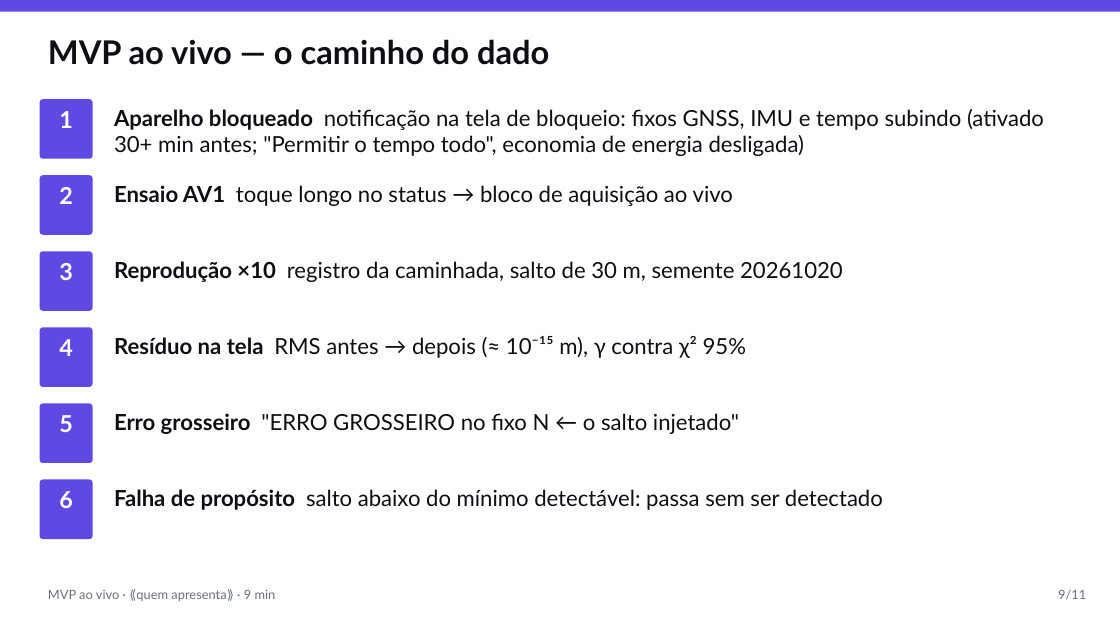
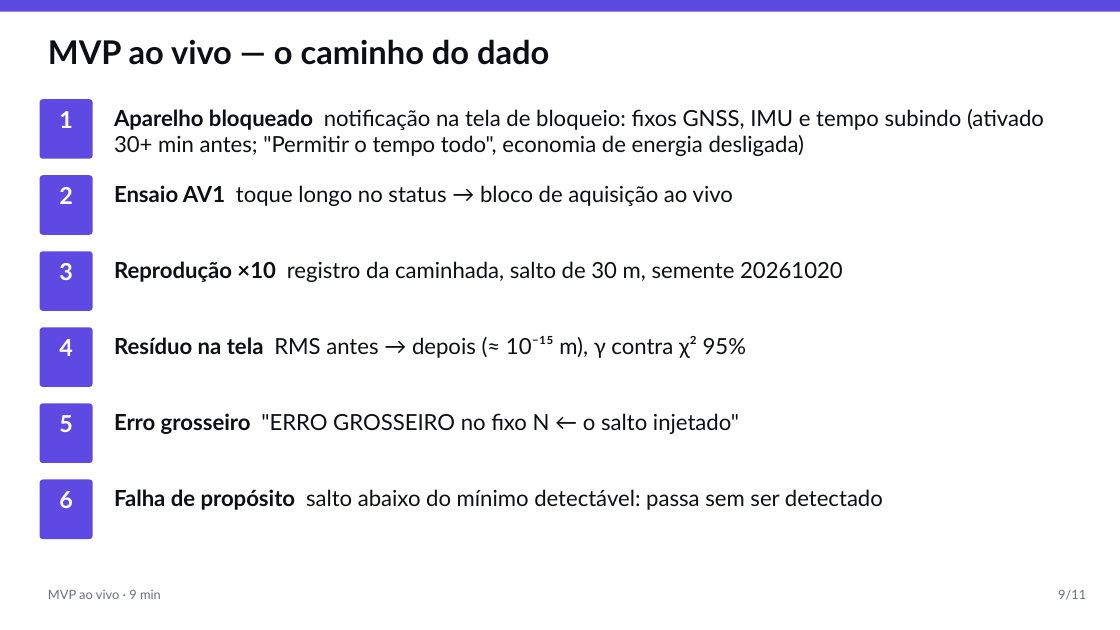
Before and after one commit to AlphaFNTZ/rastro, a slide deck: slide 9 of docs/presentations/apresentacao_I_AV1.pptx. Drawn at 1120x630 pixels with LibreOffice and Linux fonts; fonts in the diff are those of the drawing. Boxes give left, top, right and bottom in pixels: in the first picture for what was removed or moved away, otherwise in the second. Text is boxed around its words. In the diff, an @@ line names an element or a change of style, - is before the commit and + after.

```diff
--- a/docs/presentations/apresentacao_I_AV1.pptx
+++ b/docs/presentations/apresentacao_I_AV1.pptx
@@ text at box(48, 590, 161, 599): text changed @@
-MVP ao vivo · ⟪quem apresenta⟫ · 9 min
+MVP ao vivo · 9 min
```
Also in this commit, not shown: 9 other slides changed, 8 other files.
